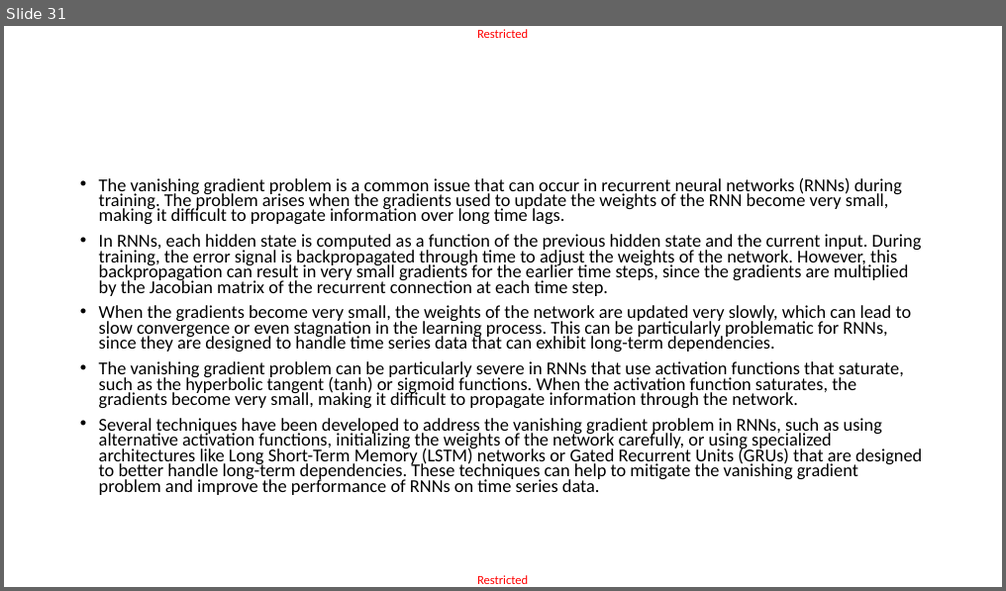
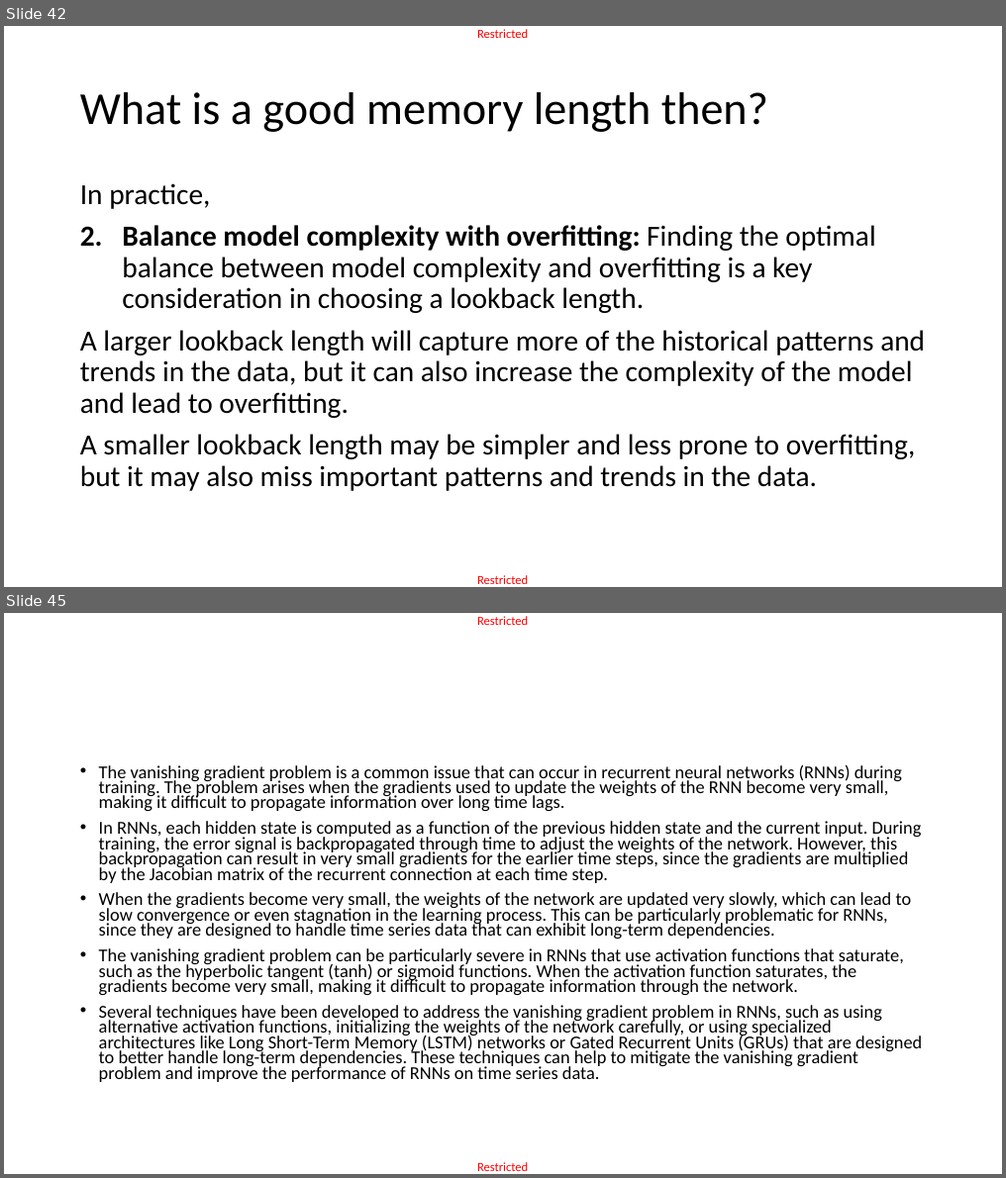
Before and after one commit to matthieudemari/SUTD_DL_50_039, a slide deck: W6/0. All/W6.pptx. Shown one above the other, each under a label of ours: slide 31 before the commit, slides 42 and 45 after it; the slides between them are not shown. The pictures are 1006x591 and 1006x1178 pixels, drawn with LibreOffice and Linux fonts; fonts in the diff are those of the drawing. Boxes give left, top, right and bottom in pixels: in the first picture for what was removed or moved away, otherwise in the second. Text is boxed around its words. In the diff, an @@ line names an element or a change of style, - is before the commit and + after.

```diff
--- a/W6/0. All/W6.pptx
+++ b/W6/0. All/W6.pptx
@@ slide 42 added at <box>4,26,1002,587</box>, background #FFFFFF; not listed: 2 template elements that a slide beside it also shows @@
@@ title added at <box>80,92,768,132</box>, 44 pt, text #000000 @@
+What is a good memory length then?
@@ text added at <box>80,183,925,491</box>, 28 pt, text #000000 @@
+In practice,
+2. Balance model complexity with overfitting: Finding the optimal balance between model complexity and overfitting is a key consideration in choosing a lookback length.
+A larger lookback length will capture more of the historical patterns and trends in the data, but it can also increase the complexity of the model and lead to overfitting.
+A smaller lookback length may be simpler and less prone to overfitting, but it may also miss important patterns and trends in the data.
@@ what was slide 31 is now slide 45 @@
```
Also in this commit, not shown: 7 slides changed, 16 other slides added, 3 slides removed, 2 other files.
